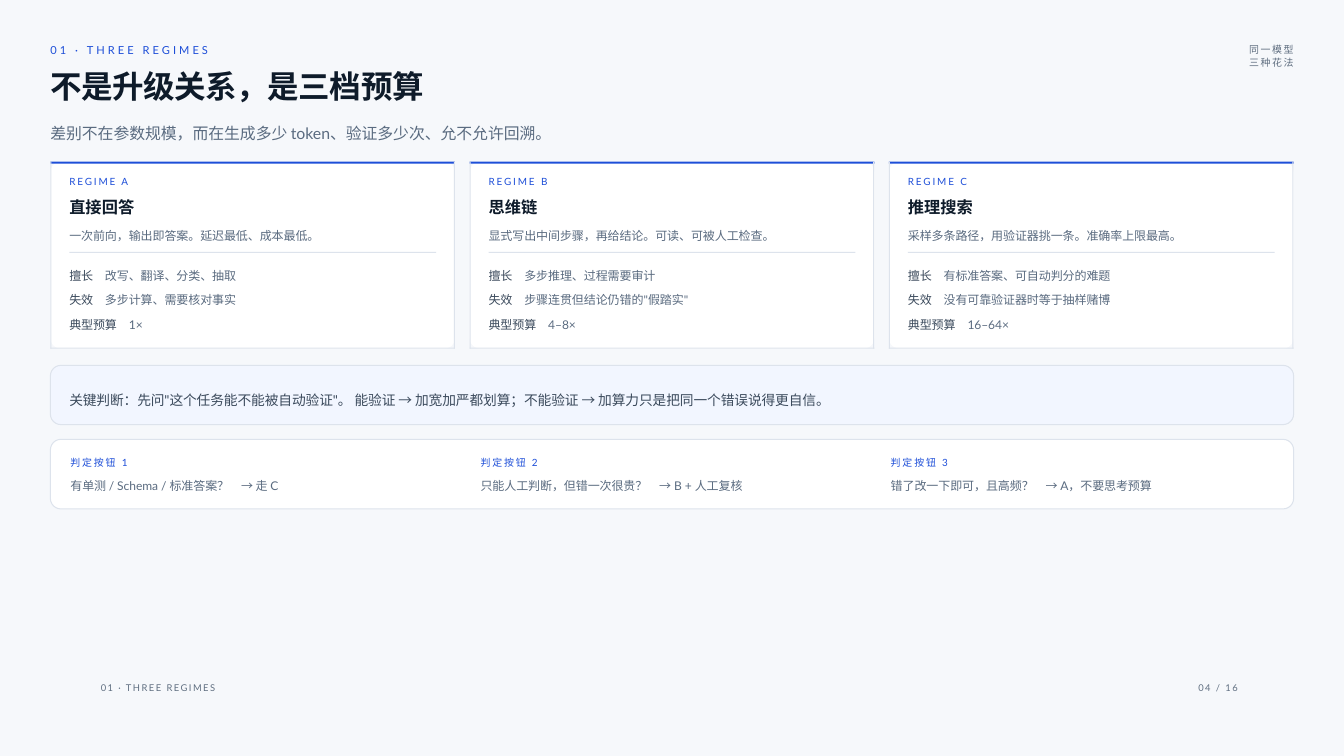
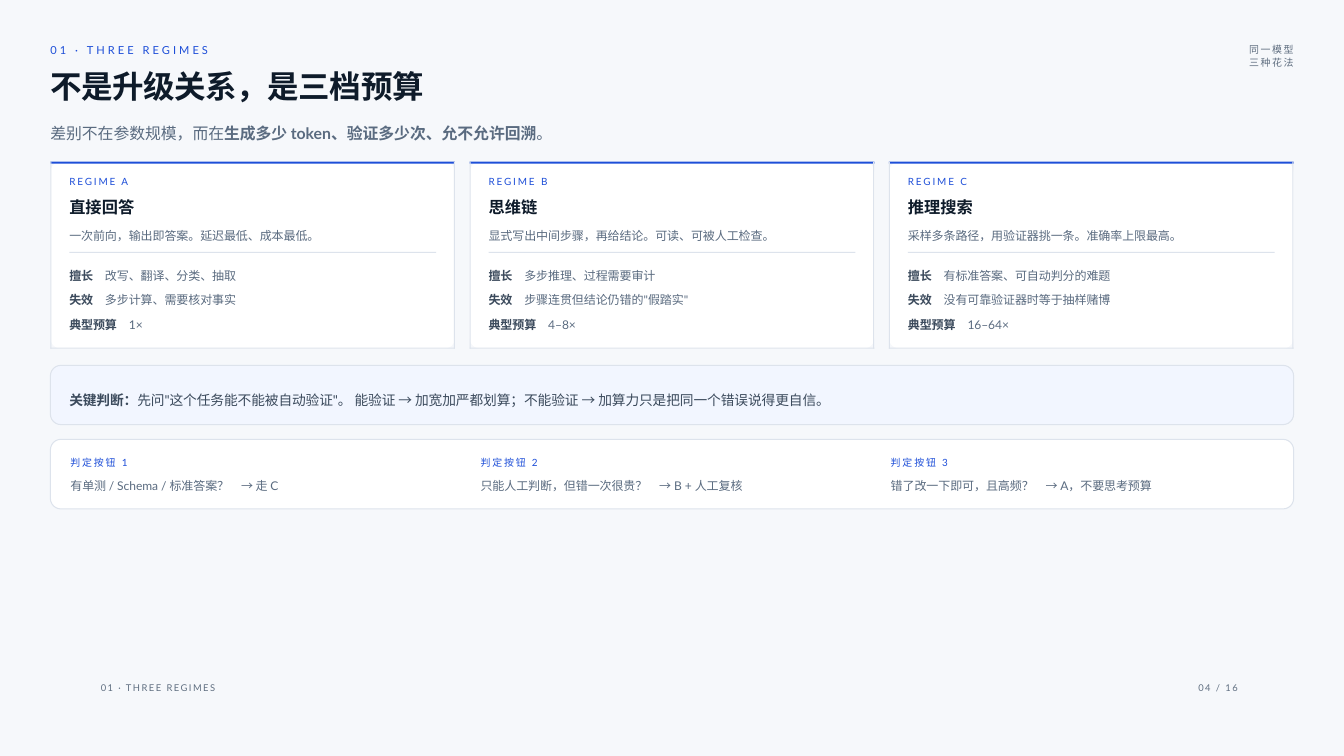
Before and after one commit to CrAckerDrv/pptpress, a slide deck: slide 4 of examples/ai-thinking-orchestration.pptx. Drawn at 1344x756 pixels with LibreOffice and Linux fonts; fonts in the diff are those of the drawing. Boxes give left, top, right and bottom in pixels: in the first picture for what was removed or moved away, otherwise in the second. Text is boxed around its words. In the diff, an @@ line names an element or a change of style, - is before the commit and + after.

```diff
--- a/examples/ai-thinking-orchestration.pptx
+++ b/examples/ai-thinking-orchestration.pptx
@@ text "差别不在参数规模，而在生成多少 token、验证多少次、允不允许回溯。" at (50, 125, 552, 141): bold on in "差别不在参数规模，而在生成多少 token、验证多少次、允不允许回溯。" @@
@@ bold on in "擅长" in 3 elements at (69, 270, 236, 281), (489, 270, 655, 281), (908, 270, 1111, 281) @@
@@ bold on in "失效" in 3 elements at (69, 294, 236, 305), (489, 294, 688, 305), (908, 294, 1111, 305) @@
@@ bold on in "典型预算" in 3 elements at (69, 316, 143, 332), (489, 316, 576, 332), (908, 316, 1010, 332) @@
@@ text "关键判断：先问"这个任务能不能被自动验证"。 能验证 → 加宽加严都划算；不能验证 → ..." at (69, 393, 830, 407): bold on in "关键判断：先问"这个任务能不能被自动验证"。" @@
```
Also in this commit, not shown: 15 other slides changed, 44 other files.
